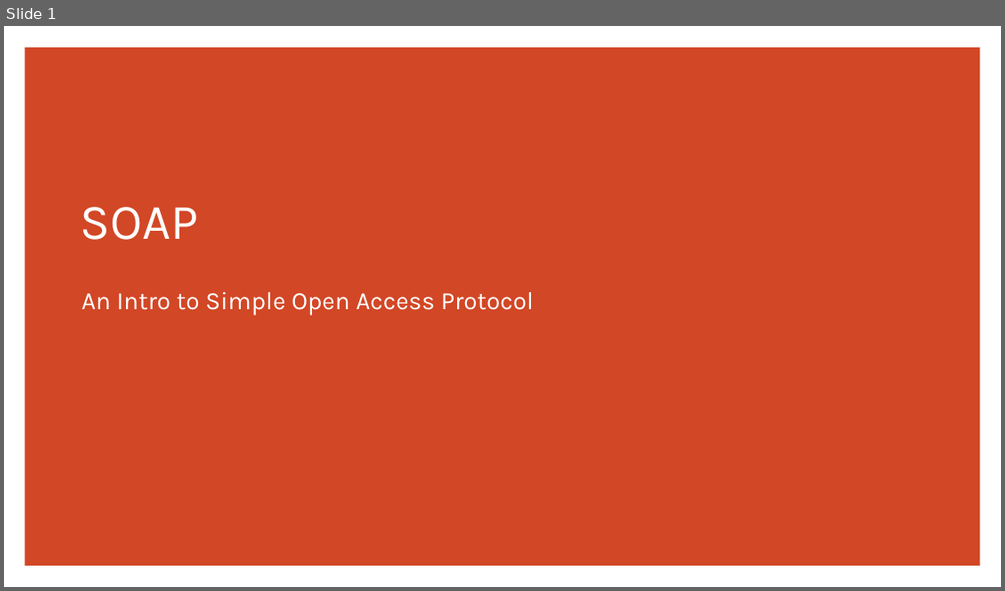
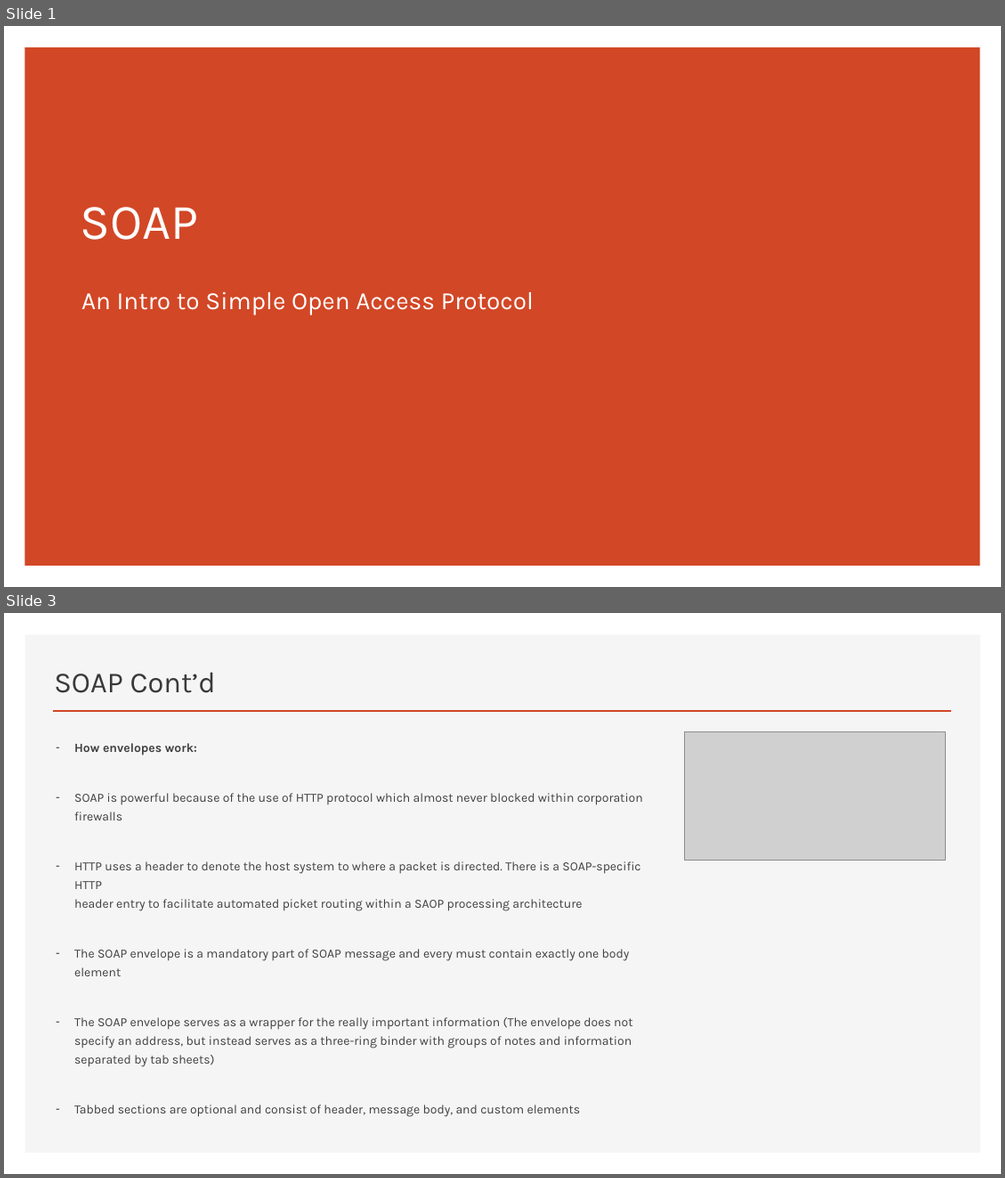
Before and after one commit to erniephillips/erniephillips.github.io, a slide deck: restful-api-presentations/phillips-presentation-week-3.pptx. Shown one above the other, each under a label of ours: slide 1 before the commit, slides 1 and 3 after it; the slides between them are not shown. The pictures are 1005x591 and 1005x1178 pixels, drawn with LibreOffice and Linux fonts; fonts in the diff are those of the drawing; grey boxes stand for pictures. Boxes give left, top, right and bottom in pixels: in the first picture for what was removed or moved away, otherwise in the second. Text is boxed around its words. In the diff, an @@ line names an element or a change of style, - is before the commit and + after.

```diff
--- a/restful-api-presentations/phillips-presentation-week-3.pptx
+++ b/restful-api-presentations/phillips-presentation-week-3.pptx
@@ slide 3 added at (x1=4, y1=613, x2=1001, y2=1174), background #FFFFFF @@
@@ rectangle added at (x1=25, y1=634, x2=980, y2=1153), fill #F5F5F5 @@
@@ title added at (x1=54, y1=672, x2=216, y2=693), 28 pt, text #3B3838 @@
+SOAP Cont’d
@@ line added from (53, 711) to (952, 711), #D24726 2 pt @@
@@ text added at (x1=74, y1=743, x2=643, y2=1117), 12 pt, text #404040 @@
+– How envelopes work:
+– SOAP is powerful because of the use of HTTP protocol which almost never blocked within corporation firewalls
+– HTTP uses a header to denote the host system to where a packet is directed. There is a SOAP-specific HTTP
+  header entry to facilitate automated picket routing within a SAOP processing architecture
+– The SOAP envelope is a mandatory part of SOAP message and every must contain exactly one body element
+– The SOAP envelope serves as a wrapper for the really important information (The envelope does not specify an address, but instead serves as a three-ring binder with groups of notes and information separated by tab sheets)
+– Tabbed sections are optional and consist of header, message body, and custom elements
@@ picture added at (x1=685, y1=732, x2=946, y2=860) @@
```
Also in this commit, not shown: 6 slides changed, 2 other slides added, 3 slides removed.
